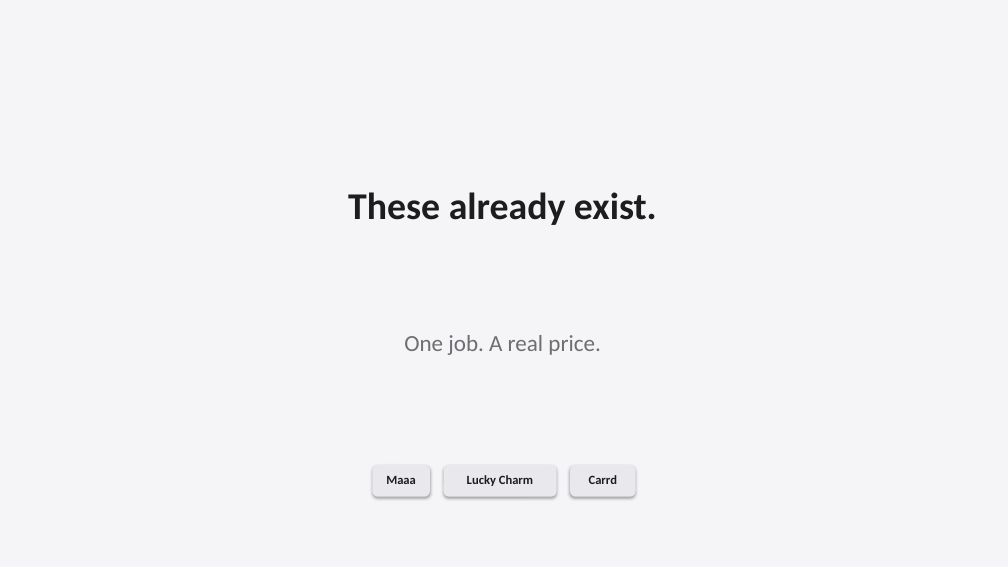
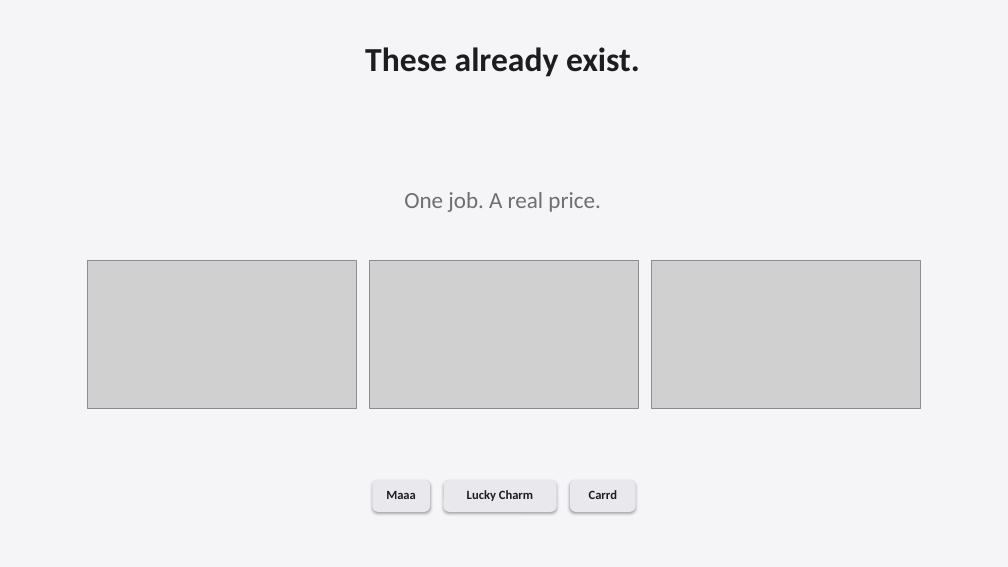
Before and after one commit to shangeethsivan/shangeethsivan.github.io, a slide deck: slide 6 of talks/shipaton-kug-chennai-2026/shipaton-kug-chennai-2026.pptx (slide 5 before the commit). Drawn at 1008x567 pixels with LibreOffice and Linux fonts; fonts in the diff are those of the drawing; grey boxes stand for pictures. Boxes give left, top, right and bottom in pixels: in the first picture for what was removed or moved away, otherwise in the second. Text is boxed around its words. In the diff, an @@ line names an element or a change of style, - is before the commit and + after.

Commit message:
Add live product shots and a Startup School QR slide.
Drops the yellow GDG banner so the white deck can show real apps and keep the KUG art last.

```diff
--- a/talks/shipaton-kug-chennai-2026/shipaton-kug-chennai-2026.pptx
+++ b/talks/shipaton-kug-chennai-2026/shipaton-kug-chennai-2026.pptx
@@ text "These already exist.": place and size @@
-text "These already exist." at (348, 192, 657, 225)
+text "These already exist." at (365, 47, 640, 77)
@@ text "These already exist." at (365, 47, 640, 77): size 36 to 32 pt @@
@@ text "One job. A real price.": place and size @@
-text "One job. A real price." at (404, 335, 600, 355)
+text "One job. A real price." at (404, 192, 600, 212)
@@ picture added at (88, 261, 356, 408) @@
@@ picture added at (370, 261, 638, 408) @@
@@ picture added at (652, 261, 920, 408) @@
@@ 3 texts, 3 rounded rectangles: place and size @@
-3 texts, 3 rounded rectangles at (373, 465, 635, 497)
+3 texts, 3 rounded rectangles at (373, 480, 635, 512)
```
Also in this commit, not shown: 2 other slides changed, 2 slides added, 1 slide removed, 14 other files.
